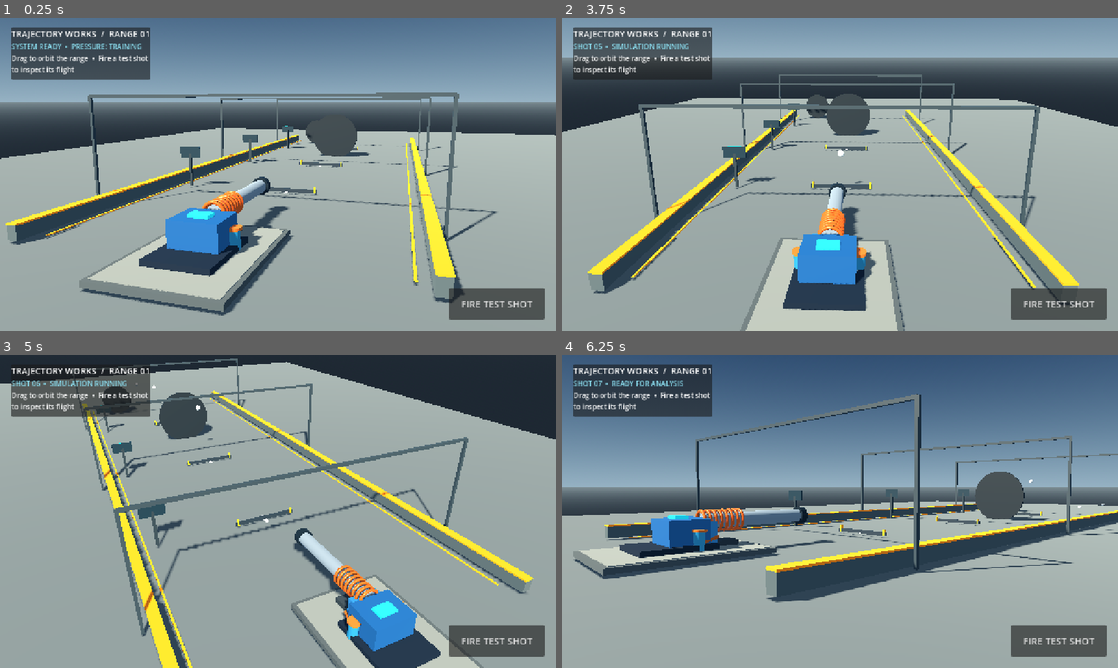
Above: before the commit, frames 1-4 (two rows, left to right).
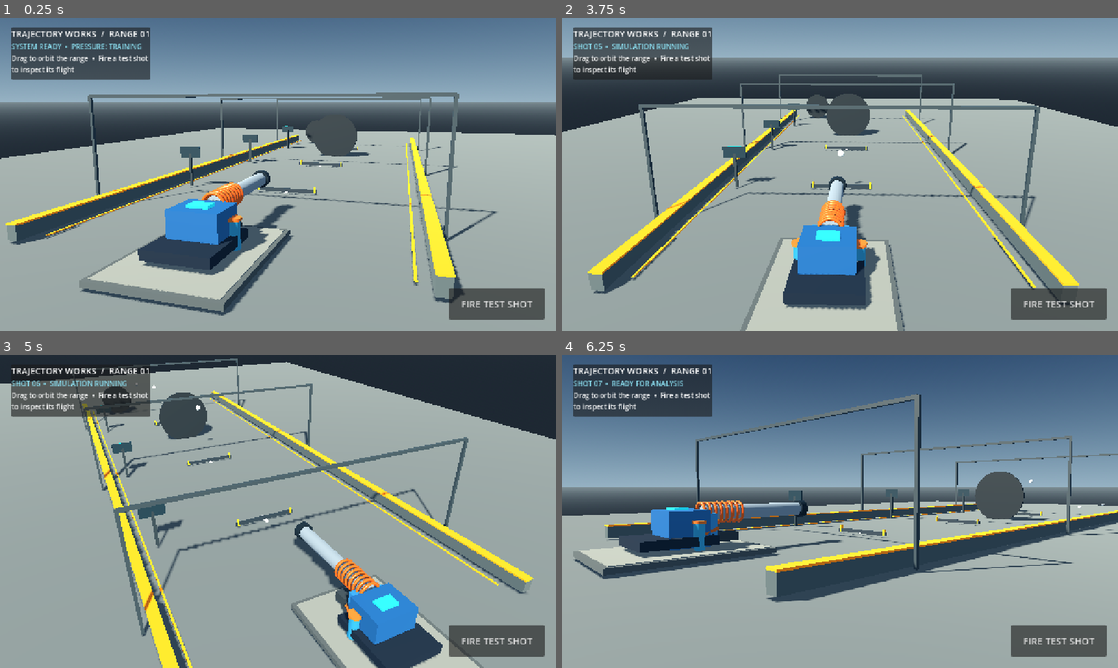
Above: after the commit, the same moments.

Repository: tpylman90-ctrl/Trajectory-Works
Game: Godot game, scene res://scenes/range.tscn
The game is run twice, just before and just after one commit, with the same random seed, the same clock (stepped at 60 frames per second) and the same inputs.
Inputs (mouse positions are in pixels of both pictures, inside the frame that each line leads up to):
- Up to frame 1 (0.25 s): no input
- Up to frame 2 (3.75 s): click "FIRE TEST SHOT" at 0.5 s; click "FIRE TEST SHOT" at 1.25 s; click "FIRE TEST SHOT" at 2 s; tap Enter at 2.75 s; move the mouse to (962, 158) at 2.77 s; click (962, 158) at 2.92 s; tap Space at 3.5 s; drag from (728, 190) to (812, 237) at 3.52 s
- Up to frame 3 (5 s): tap Enter at 4.25 s; move the mouse to (333, 442) at 4.27 s; click (333, 442) at 4.42 s
- Up to frame 4 (6.25 s): tap Space at 5 s; drag from (812, 574) to (673, 464) at 5.02 s; move the mouse to (1006, 558) at 5.77 s; click (1006, 558) at 5.92 s

The runs differ from the first frame. In frame 1, 2.6% of the frame differs, in the area x 24-54%, y 48-83%; in frame 2, 2.1%; in frame 3, 2.4%; in frame 4, 2.7%, in the area x 10-51%, y 46-65%.

Commit message:
Seat cannon model on the launch deck

Diff:
--- a/scripts/range.gd
+++ b/scripts/range.gd
@@ -77,6 +77,7 @@
 		var packed := load(glb_path) as PackedScene
 		if packed != null:
 			var imported := packed.instantiate() as Node3D
+			imported.position.y = 0.385
 			add_child(imported)
 			var mesh_points: Array[Vector3] = []
 			_collect_mesh_points(imported, Transform3D.IDENTITY, mesh_points)
@@ -93,6 +94,7 @@
 
 	var cannon := Node3D.new()
 	cannon.name = "CannonPreview"
+	cannon.position.y = 0.385
 	add_child(cannon)
 	_add_box(cannon, Vector3(0.0, 0.30, 0.5), Vector3(2.8, 0.42, 3.4), Color(0.07, 0.13, 0.19), 0.35, 0.72)
 	_add_box(cannon, Vector3(0.0, 0.82, 0.0), Vector3(2.15, 1.65, 1.85), Color(0.10, 0.29, 0.47), 0.28, 0.58)
